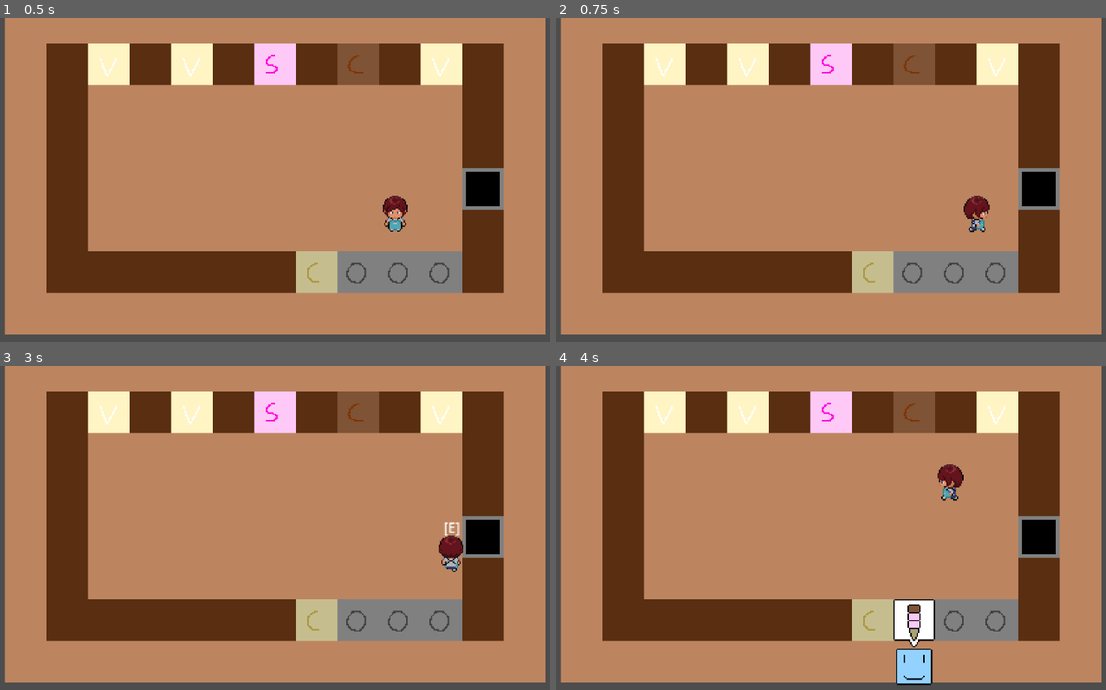
Above: before the commit, frames 1-4 (two rows, left to right).
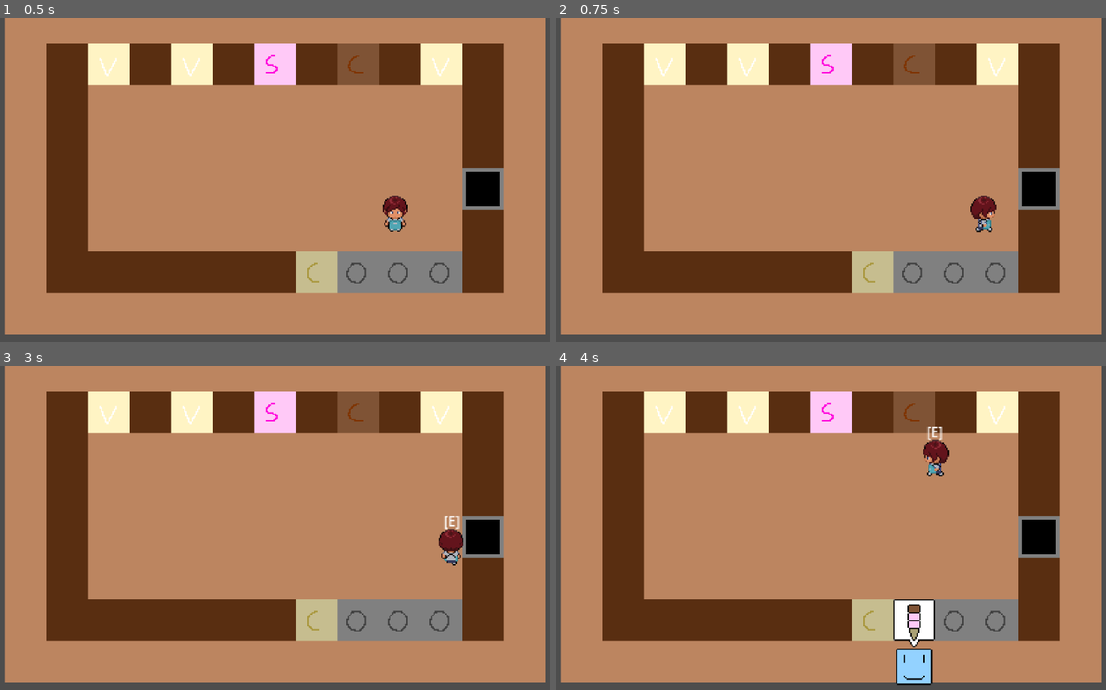
Above: after the commit, the same moments.

Repository: ElectricSpace25/Between-Scoops
Game: Godot game, scene res://Levels/Shop/shop.tscn
Same seed, same stepped clock (60 frames per second), same inputs: the game is played once before the commit and once after it.
Inputs:
- Up to frame 1 (0.5 s): no input
- Up to frame 2 (0.75 s): hold D (walk_right) from 0.53 s (still down); hold E (interact) from 0.53 s (still down)
- Up to frame 3 (3 s): tap Enter at 1.25 s; release D (walk_right) at 1.28 s; release E (interact) at 1.28 s; hold S (walk_down) 1.28-2.03 s; tap E (interact) at 1.35, 2.85 s; hold D (walk_right) 2.03-2.78 s; hold E (interact) 2.03-2.78 s; tap Space at 2.75 s; hold W (walk_up) from 2.78 s (still down)
- Up to frame 4 (4 s): release W (walk_up) at 3.53 s; hold A (walk_left) from 3.53 s (still down); hold E (interact) from 3.53 s (still down)

Frame 1 is identical in both runs. In frame 2, 0.4% of the frame differs, in the area x 74-81%, y 54-67%; in frame 3, 0.4%; in frame 4, 0.8%, in the area x 66-75%, y 18-42%.

Commit message:
Added money global variable and basic order payment

Diff:
--- a/Customer/customer.gd
+++ b/Customer/customer.gd
@@ -17,6 +17,8 @@
 func _on_interact():
 	if player_ice_cream.hasCone && player_ice_cream.scoops == ice_cream.scoops:
 		print("Correct order!")
+		GlobalVariables.money += 1
+		print("Money: ", GlobalVariables.money)
 		player_ice_cream.clear()
 		get_parent().spawn_customer()
 		queue_free()
--- a/Player/player.gd
+++ b/Player/player.gd
@@ -1,6 +1,6 @@
 extends CharacterBody2D
 
-var move_speed : float = 100
+var move_speed : float = 125
 
 @onready var animation_tree = $AnimationTree
 @onready var state_machine = animation_tree.get("parameters/playback")
--- /dev/null
+++ b/global_variables.gd
@@ -0,0 +1,3 @@
+extends Node
+
+var money = 0
--- a/project.godot
+++ b/project.godot
@@ -14,6 +14,10 @@
 run/main_scene="res://Levels/Shop/shop.tscn"
 config/features=PackedStringArray("4.3", "Forward Plus")
 config/icon="res://icon.svg"
+
+[autoload]
+
+GlobalVariables="*res://global_variables.gd"
 
 [input]
 
